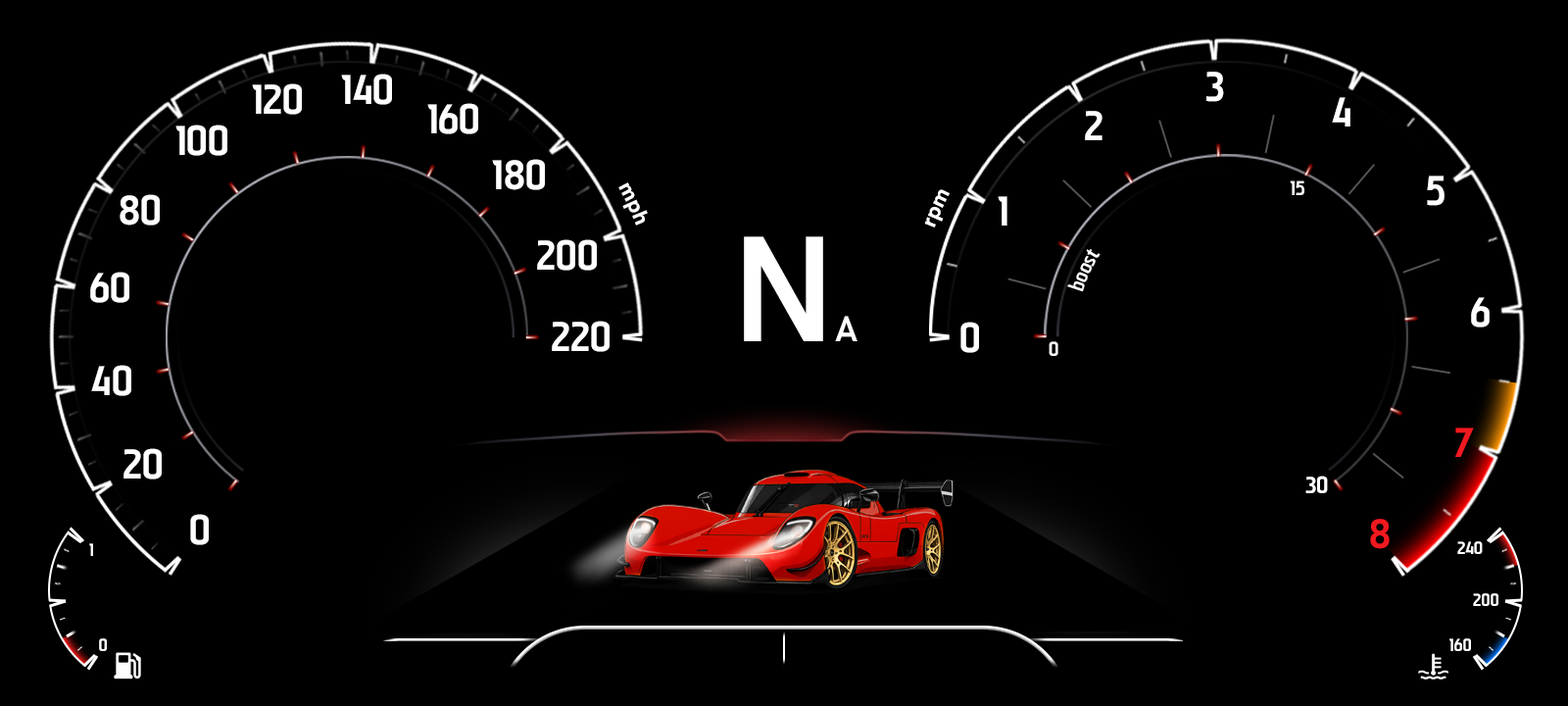
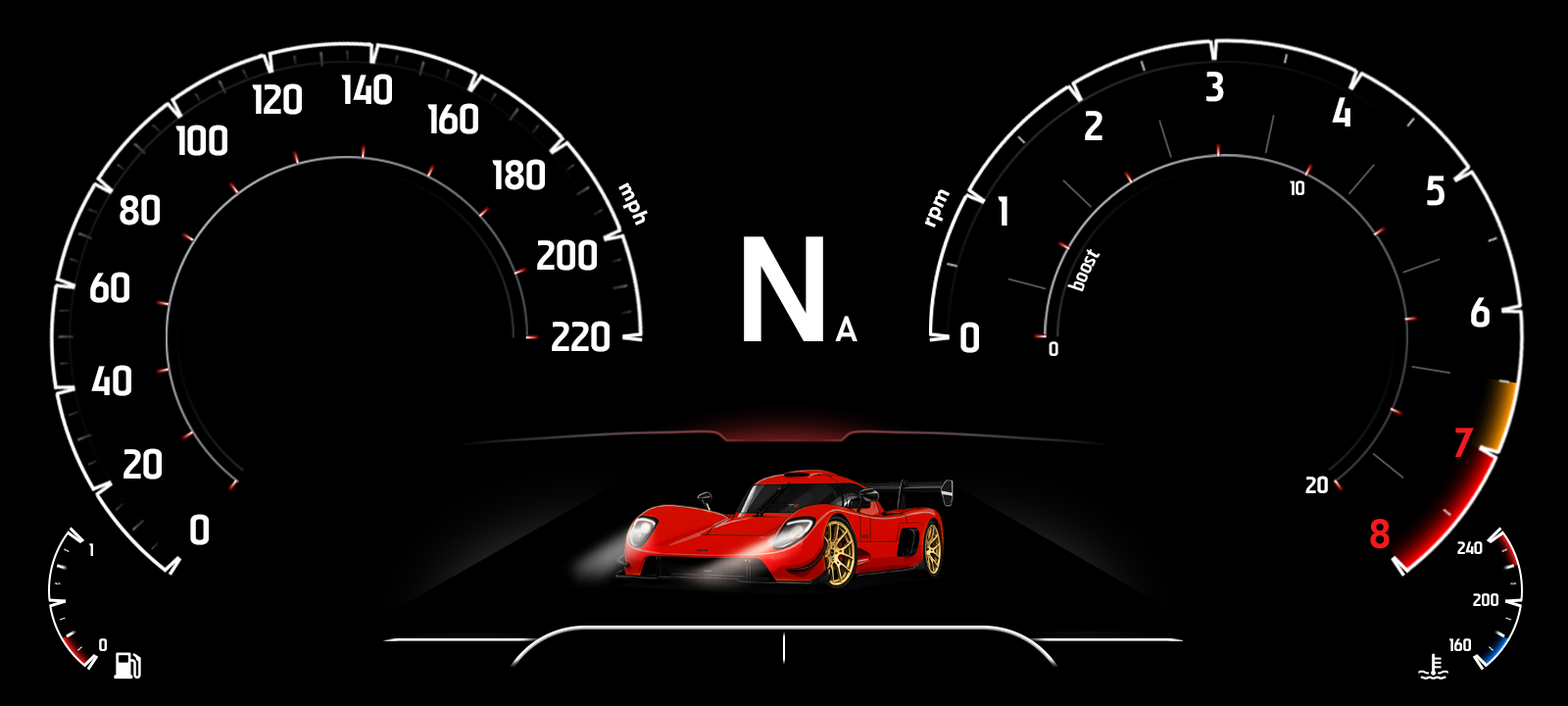
Layered file, before and after one edit (w=1568, h=706). Changes by layer:
renamed "30" to "20", painted on it over [1305, 475, 1328, 493]
renamed "15" to "10", painted on it over [1289, 180, 1305, 196]
